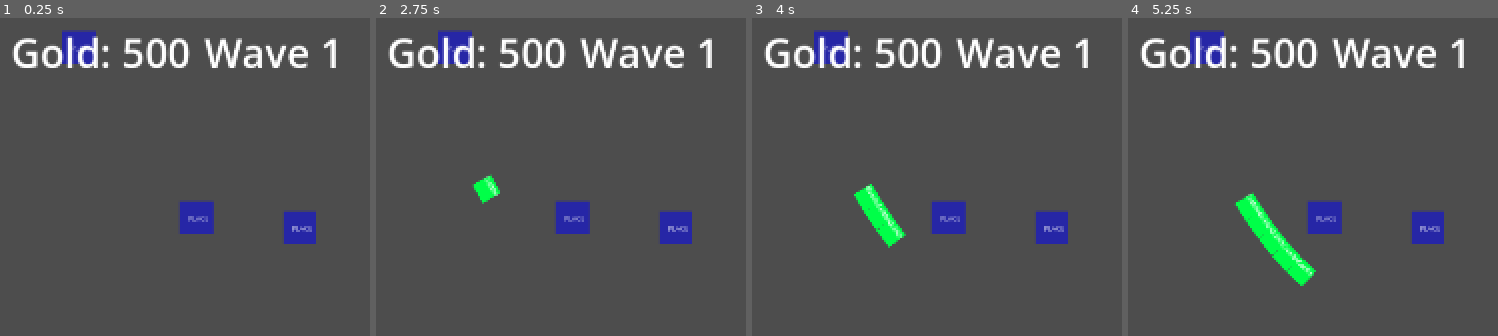
Above: before the commit, frames 1-4 (left to right).
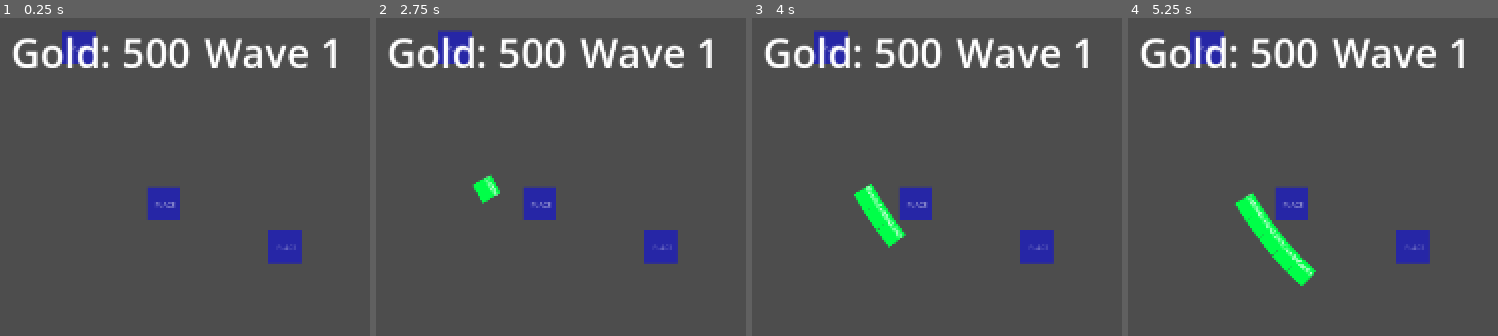
Above: after the commit, the same moments.

Repository: ookeooke/Test-1-Godot
Game: Godot game, scene res://node_2d.tscn
Same seed, same stepped clock (60 frames per second), same inputs: the game is played once before the commit and once after it.
Inputs (mouse positions are in pixels of both pictures, inside the frame that each line leads up to):
- Up to frame 1 (0.25 s): no input
- Up to frame 2 (2.75 s): tap Enter at 0.5, 2 s; drag from (572, 218) to (453, 46) at 0.52 s; tap Space at 1.25 s; drag from (675, 227) to (453, 46) at 1.27 s; click (453, 46) at 2.17 s
- Up to frame 3 (4 s): tap Space at 2.75 s; drag from (outside the picture) to (1051, 227) at 2.77 s; tap Enter at 3.5 s; move the mouse to (outside the picture) at 3.52 s; click (outside the picture) at 3.67 s
- Up to frame 4 (5.25 s): tap Space at 4.25 s; drag from (1142, 329) to (1383, 237) at 4.27 s; move the mouse to (outside the picture) at 5.02 s; click (outside the picture) at 5.17 s

The runs differ from the first frame. In frame 1, 3.3% of the frame differs, in the area x 40-86%, y 52-78%; in frame 2, 3.3%; in frame 3, 3.3%; in frame 4, 3.3%.

Commit message:
Update node_2d.tscn

Diff:
--- a/node_2d.tscn
+++ b/node_2d.tscn
@@ -59,7 +59,7 @@
 script = ExtResource("6_d21ai")
 
 [node name="TowerPlacementSpot" parent="PlacementSpots" instance=ExtResource("5_kdubu")]
-position = Vector2(281, 409)
+position = Vector2(494, 479)
 
 [node name="TowerPlacementSpot2" parent="PlacementSpots" instance=ExtResource("5_kdubu")]
-position = Vector2(530, 433)
+position = Vector2(202, 376)
